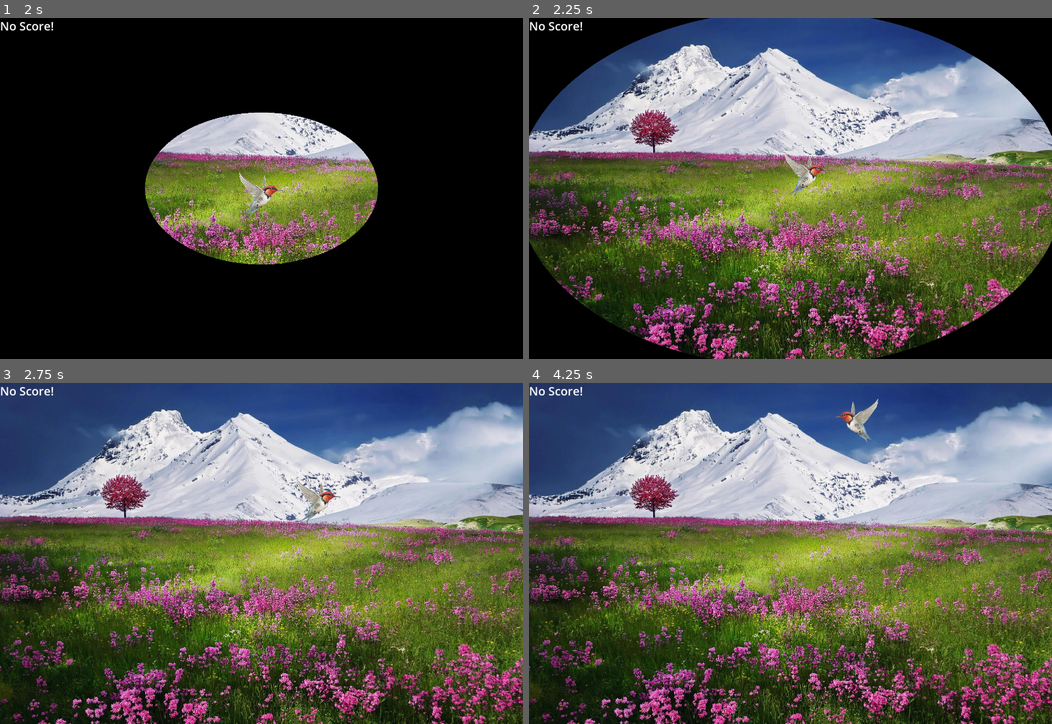
Above: before the commit, frames 1-4 (two rows, left to right).
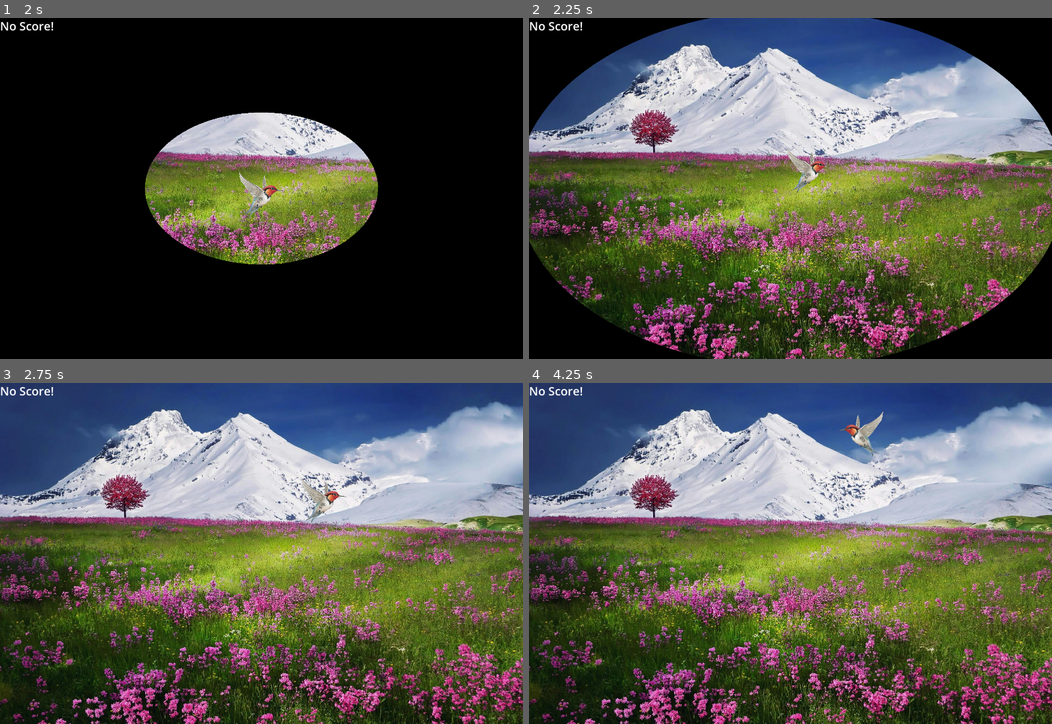
Above: after the commit, the same moments.

Repository: tarikdemiroren/FlappyHawk
Game: Godot game, scene res://scenes/interface/main_screen.tscn
The game is run twice, just before and just after one commit, with the same random seed, the same clock (stepped at 60 frames per second) and the same inputs. Sound files missing from this copy of the repository are replaced by a short silence.
Inputs:
- Up to frame 1 (2 s): click "Start Game" at 0.5 s; click "Start Game" at 1.25 s
- Up to frame 2 (2.25 s): tap Enter (ui_accept) at 2, 2.1 s; hold Right (ui_right) from 2.03 s (still down)
- Up to frame 3 (2.75 s): keep holding Right (ui_right); tap Enter (ui_accept) at 2.27, 2.57 s
- Up to frame 4 (4.25 s): tap Enter (ui_accept) at 2.85, 3.02, 3.32, 3.6 s; release Right (ui_right) at 3.53 s; hold Left (ui_left) from 3.53 s (still down)

Frame 1 is identical in both runs. In frame 2, 0.4% of the frame differs, in the area x 48-58%, y 38-53%; in frame 3, 0.4%; in frame 4, 0.6%, in the area x 58-68%, y 4-22%.

Commit message:
Overhaul the movement system

Diff:
--- a/scenes/interface/game_world.tscn
+++ b/scenes/interface/game_world.tscn
@@ -3,7 +3,7 @@
 [ext_resource type="Script" path="res://scripts/interface/game_world.gd" id="1_kslu6"]
 [ext_resource type="PackedScene" uid="uid://byeuafk0qui6j" path="res://scenes/enemy/enemy_tuple.tscn" id="2_33hkd"]
 [ext_resource type="Texture2D" uid="uid://5fvcerjug5r3" path="res://assets/images/natureBackground.jpg" id="3_3ynnq"]
-[ext_resource type="PackedScene" uid="uid://bfnakm183vrm2" path="res://scenes/interactable/collectible.tscn" id="3_v06bg"]
+[ext_resource type="PackedScene" uid="uid://bfnakm183vrm2" path="res://scenes/interactable/collectibleCoin.tscn" id="3_v06bg"]
 [ext_resource type="PackedScene" uid="uid://b02s5t6nlvhwr" path="res://scenes/player/bird.tscn" id="4_ar8wf"]
 [ext_resource type="Shader" path="res://scripts/interface/main_screen_fade_out.gdshader" id="5_o5y45"]
 [ext_resource type="Script" path="res://scripts/interface/fade_overlay.gd" id="6_12guc"]
--- a/scripts/player/bird.gd
+++ b/scripts/player/bird.gd
@@ -1,15 +1,22 @@
 extends CharacterBody2D
-
 
 const SPEED = 300.0
 const JUMP_VELOCITY = -400.0
-var shape : Sprite2D
-var collision : CollisionShape2D
+const BOOST_MULTIPLIER = 1.8
+const BOOST_TIME = 0.3  # Time window for double-tap boost
+
 @export var health = 20
 @export var point = 0
-var dieVar : bool
-var tween : Tween
+
+var dieVar = false
+var last_jump_time = 0.0
+var can_boost = false
+var last_direction = 1  # 1 = right, -1 = left
+
+@onready var shape: Sprite2D = $Birb
+@onready var collision: CollisionShape2D = $BirdShape
 @onready var scoreUpSound = $Scored
+
 signal point_changed(new_point)
 signal on_death()
 
@@ -18,39 +25,52 @@
 	collision = $BirdShape
 
 func _physics_process(delta: float) -> void:
-	# Add the gravity.
 	if not is_on_floor():
-		velocity += get_gravity() * delta
+		velocity.y += get_gravity().y * delta  # Gravity always applies
 
-	if Input.is_action_just_pressed("ui_accept") && !dieVar:
-		velocity.y = JUMP_VELOCITY
-
-	var direction := Input.get_axis("ui_left", "ui_right")
-
-	if direction != 0 && !dieVar:
-		shape.flip_h = direction < 0
-
-	if direction:
+	# Handle horizontal movement
+	var direction = Input.get_axis("ui_left", "ui_right")
+	if direction != 0:
+		last_direction = direction
 		velocity.x = direction * SPEED
 	else:
-		velocity.x = move_toward(velocity.x, 0, SPEED)
+		velocity.x = move_toward(velocity.x, 0, SPEED * delta)  # Smooth stop
+
+	# Handle jump and boost
+	if Input.is_action_just_pressed("ui_accept") and not dieVar:
+		var current_time = Time.get_ticks_msec() / 1000.0
+		if can_boost and (current_time - last_jump_time <= BOOST_TIME):
+			apply_boost()
+		else:
+			velocity.y = JUMP_VELOCITY
+			can_boost = true  # Enable boost on next quick tap
+
+		last_jump_time = current_time
+
+	# Flip sprite based on direction
+	if velocity.x != 0:
+		shape.flip_h = velocity.x < 0
 
 	move_and_slide()
+
+func apply_boost():
+	velocity += Vector2(last_direction * SPEED * BOOST_MULTIPLIER, JUMP_VELOCITY * 0.5)
+	can_boost = false  # Prevent multiple boosts
 
 func take_damage(damage):
 	health -= damage
 	$Hurted.play()
-	tween = create_tween()
-	tween.tween_property(shape, "modulate", Color(1, 0, 0), 0.1)  # Red tint
-	tween.tween_property(shape, "modulate", Color(1, 1, 1), 0.1).set_delay(0.1)  # Back to normal
+	var tween = create_tween()
+	tween.tween_property(shape, "modulate", Color(1, 0, 0), 0.1)
+	tween.tween_property(shape, "modulate", Color(1, 1, 1), 0.1).set_delay(0.1)
 	if health < 0:
 		die()
 
 func die():
 	shape.flip_v = true
 	dieVar = true
-	tween = create_tween()
-	tween.tween_property(self, "modulate:a", 0, 1.0).set_delay(0.5)  # Fade out before disappearing
+	var tween = create_tween()
+	tween.tween_property(self, "modulate:a", 0, 1.0).set_delay(0.5)
 	on_death.emit()
 
 func get_point():
Not shown: 2 places in scenes/interactable/collectibleCoin.tscn that only renumber resources
